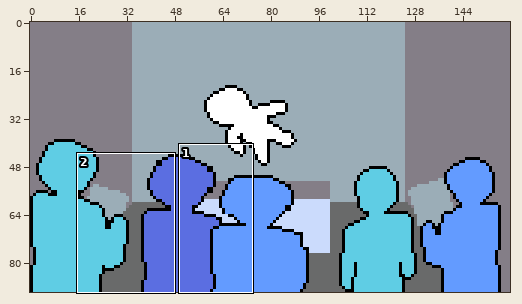
Pixel-art file: cutscenes/intro/storyboard.aseprite. Above, an overview of the earlier version with the close-up marked.
Close-up. Earlier state:
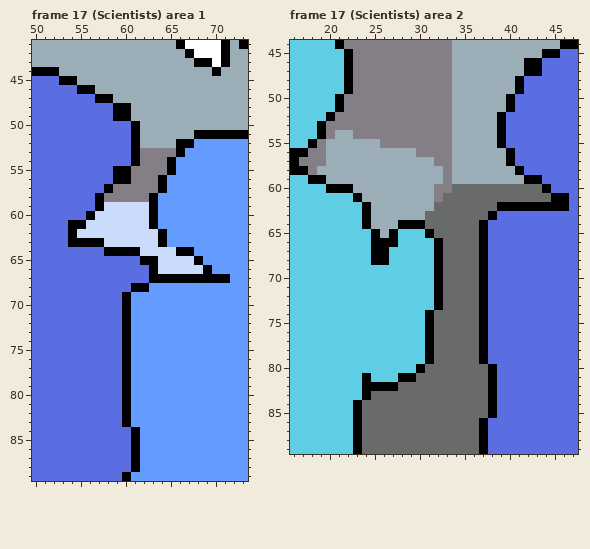
160x90 pixels, 33 frames. Shown: frame 17 (Scientists) area 1: x 50..73, y 41..89; frame 17 (Scientists) area 2: x 16..47, y 44..89. The commit also changed other frames or places, which this record leaves out.
The same view after the edit:
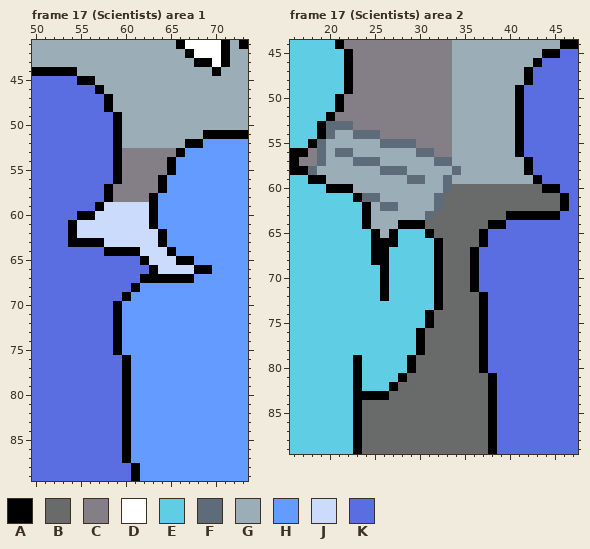
Palette (. is transparent): A #000000  B #696a6a  C #847e87  D #ffffff  E #5fcde4  F #5d6c78  G #9badb7  H #639bff  J #cbdbfc  K #5b6ee1
What changed:
--- frame 17 (Scientists) area 1, layer "Scientists"
@@ x 50..73 @@
 43 GGGGGGGGGGGGGGGGGGAADAGG
-44 AAAGGGGGGGGGGGGGGGGGAGGG
-45 KKKAAGGGGGGGGGGGGGGGGGGG
-46 KKKKKAAGGGGGGGGGGGGGGGGG
-47 KKKKKKKAAGGGGGGGGGGGGGGG
-48 KKKKKKKKKAAGGGGGGGGGGGGG
-49 KKKKKKKKKAAGGGGGGGGGGGGG
-50 KKKKKKKKKKKAGGGGGGGGGGGG
-51 KKKKKKKKKKKAGGGGGGAAAAAA
-52 KKKKKKKKKKKAGGGGAAHHHHHH
-53 KKKKKKKKKKKACCCCAHHHHHHH
-54 KKKKKKKKKKKACCCAHHHHHHHH
-55 KKKKKKKKKAACCCCAHHHHHHHH
-56 KKKKKKKKKAACCCAHHHHHHHHH
+44 AAAAAGGGGGGGGGGGGGGGAGGG
+45 KKKKKAAGGGGGGGGGGGGGGGGG
+46 KKKKKKKAGGGGGGGGGGGGGGGG
+47 KKKKKKKKAGGGGGGGGGGGGGGG
+48 KKKKKKKKAGGGGGGGGGGGGGGG
+49 KKKKKKKKKAGGGGGGGGGGGGGG
+50 KKKKKKKKKAGGGGGGGGGGGGGG
+51 KKKKKKKKKAGGGGGGGGGAAAAA
+52 KKKKKKKKKAGGGGGGGAAHHHHH
+53 KKKKKKKKKACCCCCCAHHHHHHH
+54 KKKKKKKKKACCCCCAHHHHHHHH
+55 KKKKKKKKKACCCCCAHHHHHHHH
+56 KKKKKKKKKACCCCAHHHHHHHHH
 57 KKKKKKKKACCCCCAHHHHHHHHH
-58 KKKKKKKACCCCCAHHHHHHHHHH
+58 KKKKKKKKACCCCAHHHHHHHHHH
 59 KKKKKKKAJJJJJAHHHHHHHHHH
-60 KKKKKKAJJJJJJAHHHHHHHHHH
-61 KKKKAAJJJJJJJAHHHHHHHHHH
+60 KKKKKAAJJJJJJAHHHHHHHHHH
+61 KKKKAJJJJJJJJAHHHHHHHHHH
 62 KKKKAJJJJJJJJJAHHHHHHHHH
 63 KKKKAAAAJJJJJJAHHHHHHHHH
-64 KKKKKKKKAAAAJJJJAAHHHHHH
-65 KKKKKKKKKKKKAAJJJJAHHHHH
-66 KKKKKKKKKKKKKAJJJJJAHHHH
-67 KKKKKKKKKKKKKAAAAAAAAAHH
-68 KKKKKKKKKKKAAHHHHHHHHHHH
+64 KKKKKKKKAAAAJJJAHHHHHHHH
+65 KKKKKKKKKKKKAJJJAAHHHHHH
+66 KKKKKKKKKKKKKAJJJJAAHHHH
+67 KKKKKKKKKKKKAAAAAAHHHHHH
+68 KKKKKKKKKKKAHHHHHHHHHHHH
 69 KKKKKKKKKKAHHHHHHHHHHHHH
-70 KKKKKKKKKKAHHHHHHHHHHHHH
-71 KKKKKKKKKKAHHHHHHHHHHHHH
-72 KKKKKKKKKKAHHHHHHHHHHHHH
-73 KKKKKKKKKKAHHHHHHHHHHHHH
-74 KKKKKKKKKKAHHHHHHHHHHHHH
-75 KKKKKKKKKKAHHHHHHHHHHHHH
+70 KKKKKKKKKAHHHHHHHHHHHHHH
+71 KKKKKKKKKAHHHHHHHHHHHHHH
+72 KKKKKKKKKAHHHHHHHHHHHHHH
+73 KKKKKKKKKAHHHHHHHHHHHHHH
+74 KKKKKKKKKAHHHHHHHHHHHHHH
+75 KKKKKKKKKAHHHHHHHHHHHHHH
 76 KKKKKKKKKKAHHHHHHHHHHHHH
@@ x 58..63 @@
 83 KKAHHH
-84 KKKAHH
-85 KKKAHH
-86 KKKAHH
-87 KKKAHH
+84 KKAHHH
+85 KKAHHH
+86 KKAHHH
+87 KKAHHH
 88 KKKAHH
-89 KKAHHH
+89 KKKAHH
--- frame 17 (Scientists) area 2, layers "Scientists", "Clipboard"
@@ x 16..47 @@
 45 EEEEEEACCCCCCCCCCCGGGGGGGGGGAAKK
-46 EEEEEEACCCCCCCCCCCGGGGGGGGAAKKKK
-47 EEEEEEACCCCCCCCCCCGGGGGGGGAAKKKK
-48 EEEEEEACCCCCCCCCCCGGGGGGGAKKKKKK
+46 EEEEEEACCCCCCCCCCCGGGGGGGGGAKKKK
+47 EEEEEEACCCCCCCCCCCGGGGGGGGAKKKKK
+48 EEEEEEACCCCCCCCCCCGGGGGGGGAKKKKK
 49 EEEEEEACCCCCCCCCCCGGGGGGGAKKKKKK
-50 EEEEEACCCCCCCCCCCCGGGGGGAKKKKKKK
-51 EEEEEACCCCCCCCCCCCGGGGGGAKKKKKKK
-52 EEEEACCCCCCCCCCCCCGGGGGAKKKKKKKK
-53 EEEACCCCCCCCCCCCCCGGGGGAKKKKKKKK
-54 EEEACGGCCCCCCCCCCCGGGGGAKKKKKKKK
-55 EEACGGGGGGCCCCCCCCGGGGGAKKKKKKKK
-56 AACCGGGGGGGGGGCCCCGGGGGGAKKKKKKK
-57 ACCCGGGGGGGGGGGGCCGGGGGGAKKKKKKK
-58 AACGGGGGGGGGGGGGGCGGGGGGGAKKKKKK
-59 EEAAGGGGGGGGGGGGGCGGGGGGGGAAKKKK
-60 EEEEAAAGGGGGGGGGCCBBBBBBBBBBAKKK
-61 EEEEEEEAGGGGGGGGCBBBBBBBBBBBBAAK
-62 EEEEEEEEAGGGGGGGBBBBBBBAAAAAAAAK
-63 EEEEEEEEAGGGGGGBBBBBBBAKKKKKKKKK
-64 EEEEEEEEAGGGAAABBBBBBAKKKKKKKKKK
+50 EEEEEACCCCCCCCCCCCGGGGGGGAKKKKKK
+51 EEEEEACCCCCCCCCCCCGGGGGGGAKKKKKK
+52 EEEEACCCCCCCCCCCCCGGGGGGGAKKKKKK
+53 EEEAFFFCCCCCCCCCCCGGGGGGGAKKKKKK
+54 EEEAFGGFFFCCCCCCCCGGGGGGGAKKKKKK
+55 EEAFGGGGGGFFFFCCCCGGGGGGGAKKKKKK
+56 AACFGFFGGGGGGGFFCCGGGGGGGAKKKKKK
+57 ACCFGGGFFFGGGGGGFFGGGGGGGGAKKKKK
+58 AAFGGGGGGGFFFGGGGGFGGGGGGGAKKKKK
+59 EEAAGGGGGGGGGFFGGFGGGGGGGGGAKKKK
+60 EEEEAAAGGGGGGGGGGFBBBBBBBBBBAAKK
+61 EEEEEEEAFFGGGGGGFBBBBBBBBBBBBBAK
+62 EEEEEEEEAGFFGGGGFBBBBBBBBBBBBBAK
+63 EEEEEEEEAGGGGGGFBBBBBBBBAAAAAAKK
+64 EEEEEEEEAGGGAAABBBBBBBAAKKKKKKKK
 65 EEEEEEEEEAGAEEEABBBBBAKKKKKKKKKK
 66 EEEEEEEEEAAAEEEEABBBBAKKKKKKKKKK
-67 EEEEEEEEEAAEEEEEABBBBAKKKKKKKKKK
-68 EEEEEEEEEAAEEEEEABBBBAKKKKKKKKKK
-69 EEEEEEEEEEEEEEEEABBBBAKKKKKKKKKK
-70 EEEEEEEEEEEEEEEEABBBBAKKKKKKKKKK
-71 EEEEEEEEEEEEEEEEABBBBAKKKKKKKKKK
-72 EEEEEEEEEEEEEEEEABBBBAKKKKKKKKKK
+67 EEEEEEEEEAAEEEEEABBBAKKKKKKKKKKK
+68 EEEEEEEEEAAEEEEEABBBAKKKKKKKKKKK
+69 EEEEEEEEEEAEEEEEABBBAKKKKKKKKKKK
+70 EEEEEEEEEEAEEEEEABBBAKKKKKKKKKKK
+71 EEEEEEEEEEAEEEEEABBBAKKKKKKKKKKK
+72 EEEEEEEEEEAEEEEEABBBBAKKKKKKKKKK
 73 EEEEEEEEEEEEEEEEABBBBAKKKKKKKKKK
@@ x 21..40 @@
 75 EEEEEEEEEEABBBBBAKKK
-76 EEEEEEEEEEABBBBBAKKK
-77 EEEEEEEEEEABBBBBAKKK
-78 EEEEEEEEEEABBBBBAKKK
-79 EEEEEEEEEEABBBBBAKKK
-80 EEEEEEEEEABBBBBBBAKK
-81 EEEAEEEAABBBBBBBBAKK
-82 EEEAAAABBBBBBBBBBAKK
-83 EEEABBBBBBBBBBBBBAKK
+76 EEEEEEEEEABBBBBBAKKK
+77 EEEEEEEEEABBBBBBAKKK
+78 EEEEEEEEEABBBBBBAKKK
+79 EEAEEEEEABBBBBBBAKKK
+80 EEAEEEEEABBBBBBBAKKK
+81 EEAEEEEABBBBBBBBBAKK
+82 EEAEEEABBBBBBBBBBAKK
+83 EEAAAABBBBBBBBBBBAKK
 84 EEABBBBBBBBBBBBBBAKK
 85 EEABBBBBBBBBBBBBBAKK
-86 EEABBBBBBBBBBBBBAKKK
-87 EEABBBBBBBBBBBBBAKKK
-88 EEABBBBBBBBBBBBBAKKK
-89 EEABBBBBBBBBBBBBAKKK
+86 EEABBBBBBBBBBBBBBAKK
+87 EEABBBBBBBBBBBBBBAKK
+88 EEABBBBBBBBBBBBBBAKK
+89 EEABBBBBBBBBBBBBBAKK
